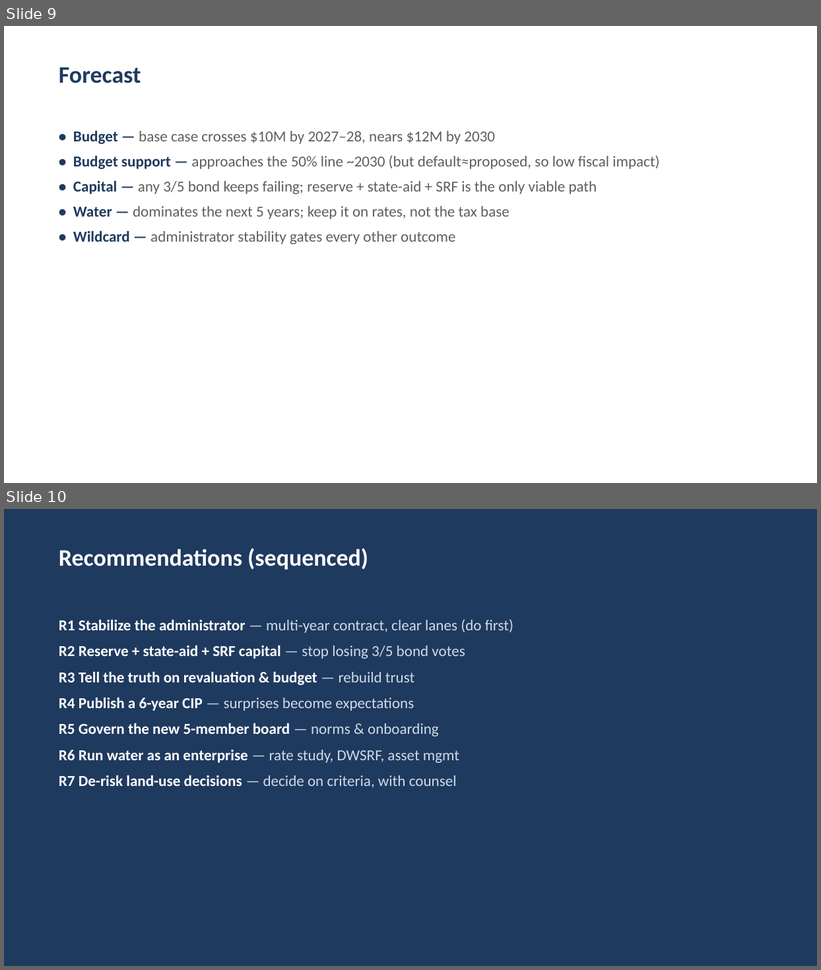
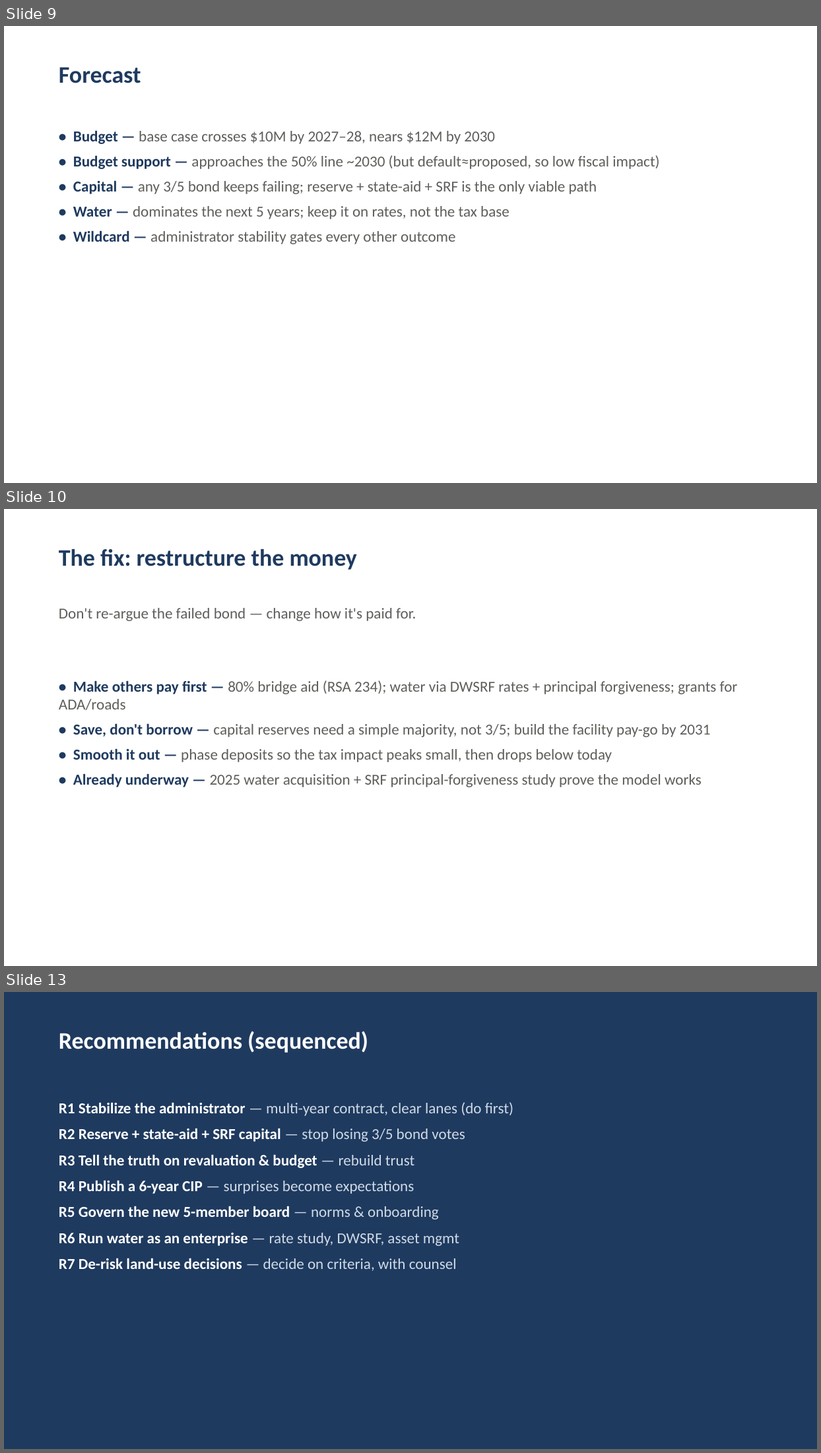
Before and after one commit to 97n8/puddlejumper, a slide deck: docs/analyses/swanzey-financial-review/Deliverables/Board Presentation.pptx. Shown one above the other, each under a label of ours: slides 9 and 10 before the commit, slides 9, 10 and 13 after it; the slides between them are not shown. The pictures are 821x970 and 821x1453 pixels, drawn with LibreOffice and Linux fonts; fonts in the diff are those of the drawing. Boxes give left, top, right and bottom in pixels: in the first picture for what was removed or moved away, otherwise in the second. Text is boxed around its words. In the diff, an @@ line names an element or a change of style, - is before the commit and + after.

```diff
--- a/docs/analyses/swanzey-financial-review/Deliverables/Board Presentation.pptx
+++ b/docs/analyses/swanzey-financial-review/Deliverables/Board Presentation.pptx
@@ slide 10 added at [4,509,817,966], background #FFFFFF @@
@@ rectangle added at [4,509,817,966], fill #FFFFFF @@
@@ text added at [59,549,357,570], 28 pt, text #1F3A5F, bold @@
+The fix: restructure the money
@@ text added at [59,608,416,621], 18 pt, text #5F5E5A @@
+Don't re-argue the failed bond — change how it's paid for.
@@ text added at [59,681,738,788], 18 pt, text #5F5E5A @@
+• Make others pay first — 80% bridge aid (RSA 234); water via DWSRF rates + principal forgiveness; grants for ADA/roads
+• Save, don't borrow — capital reserves need a simple majority, not 3/5; build the facility pay-go by 2031
+• Smooth it out — phase deposits so the tax impact peaks small, then drops below today
+• Already underway — 2025 water acquisition + SRF principal-forgiveness study prove the model works
@@ what was slide 10 is now slide 13 @@
```
Also in this commit, not shown: 1 slide changed, 2 other slides added, 15 other files.
